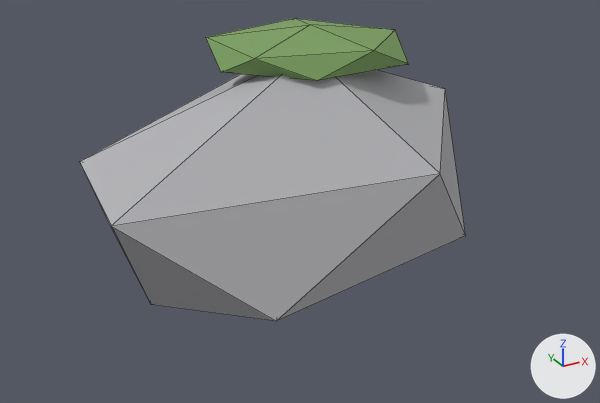
One commit to the glTF model assets/models/rock.glb: the scene before it, then after it.
Both versions are drawn from a 50 mm lens placed at (-1.25, -2.34, 1.39), pointed at (-0.01, -0.08, 0.25). Arrows for +X, +Y and +Z are at lower right; the lights stay in place. The older version comes first. Mesh edges are drawn as thin lines. Vertices at exactly the same position are counted once.

Before the edit, the objects in view are built like this:
```python
me_moss = bpy.data.meshes.new('Moss')
me_moss.from_pydata(...)  # 12 vertices, 20 faces; spans x -0.2..0.477, y -0.144..0.384, z 0.633..0.804
me_moss.materials.append(mat_m_moss)  # green #7ca061
me_rock = bpy.data.meshes.new('Rock')
me_rock.from_pydata(...)  # 12 vertices, 20 faces; spans x -0.717..0.678, y -0.507..0.6, z -0.098..0.747
me_rock.materials.append(mat_m_stone)  # grey #b3b3b6
ob_moss = bpy.data.objects.new('Moss', me_moss)
ob_moss.location = (0.0, 0.0, 0.0)
ob_rock = bpy.data.objects.new('Rock', me_rock)
ob_rock.location = (0.0, 0.0, 0.0)
```
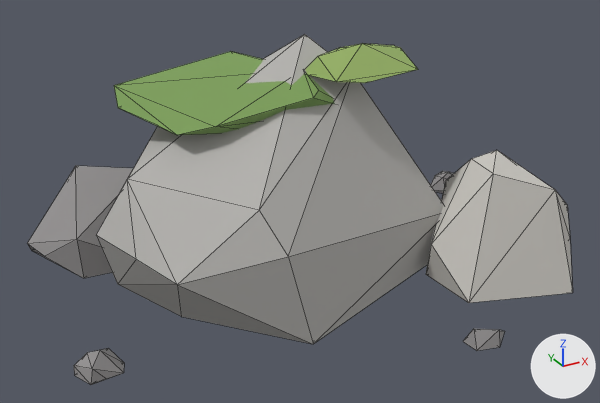
Pixel boxes (x1, y1, x2, y2) of what changed, in the pictures (600 x 403 px):
'Rock', reshaped (41% wider, 40% taller): before (80, 70, 466, 321); after (27, 34, 573, 385)
'Moss', deleted (green): before (206, 18, 409, 81)
part 1 of me_rock, reshaped: before (80, 70, 466, 321); after (27, 34, 573, 385)
part 2 of me_rock, added: after (431, 171, 454, 193)

The change in detail:
Material 'p_moss' (mat_p_moss) is new.
Its base color is (0.2, 0.34, 0.1) (green #7c9e59).
Its roughness is 0.95.
Material 'p_stone_light' (mat_p_stone_light) is new.
Its base color is (0.6, 0.58, 0.54) (light grey #cbc8c2).
Its roughness is 0.95.
Material 'p_moss_light' (mat_p_moss_light) is new.
Its base color is (0.32, 0.46, 0.14) (green #99b569).
Its roughness is 0.95.
Material 'p_stone' (mat_p_stone) is new.
Its base color is (0.46, 0.45, 0.43) (grey #b5b3af).
Its roughness is 0.95.
Material 'p_stone_dark' (mat_p_stone_dark) is new.
Its base color is (0.29, 0.28, 0.28) (grey #939090).
Its roughness is 0.95.
me_rock is used by ob_rock; location (0.0, 0.0, 0.0).
me_rock had 12 vertices, 20 faces and spanned x -0.717..0.678, y -0.507..0.6, z -0.098..0.747.
me_rock no longer uses material mat_m_stone (grey #b3b3b6).
me_rock now has 108 vertices, 184 faces and spans x -0.869..0.999, y -0.8..0.667, z 0.0..0.796.
me_rock part 1: the whole mesh is rebuilt.
Part 2, on me_rock:
11 vertices are added at x 0.814..0.999, y 0.184..0.326, z 0.0..0.085.
18 new faces join them, mat_p_stone_dark (grey #939090).
me_rock gains material mat_p_stone (grey #b5b3af).
me_rock gains material mat_p_stone_light (light grey #cbc8c2).
me_rock gains material mat_p_stone_dark (grey #939090).
me_rock gains material mat_p_moss (green #7c9e59).
me_rock gains material mat_p_moss_light (green #99b569).
Object 'Moss' (ob_moss) is deleted.
